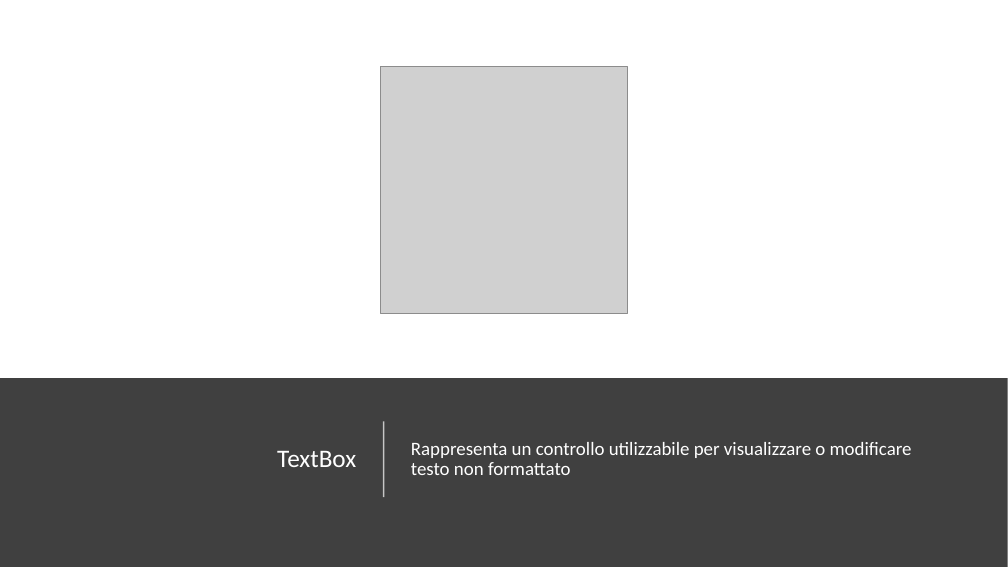
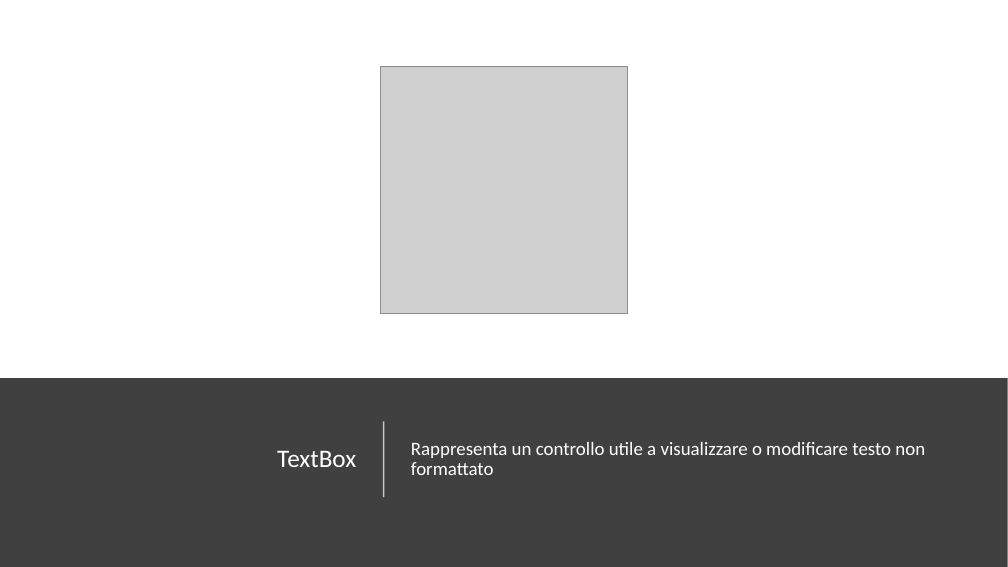
Before and after one commit to danieleromanazzi/wpf-tutorial, a slide deck: slide 44 of wpf-tutorial.pptx (slide 38 before the commit). Drawn at 1008x567 pixels with LibreOffice and Linux fonts; fonts in the diff are those of the drawing; grey boxes stand for pictures. Boxes give left, top, right and bottom in pixels: in the first picture for what was removed or moved away, otherwise in the second. Text is boxed around its words. In the diff, an @@ line names an element or a change of style, - is before the commit and + after.

```diff
--- a/wpf-tutorial.pptx
+++ b/wpf-tutorial.pptx
@@ text at (x1=411, y1=442, x2=925, y2=475): text changed @@
-Rappresenta un controllo utilizzabile per visualizzare o modificare testo non formattato
+Rappresenta un controllo utile a visualizzare o modificare testo non formattato
```
Also in this commit, not shown: 9 other slides changed, 11 slides added, 1 slide removed, 20 other files.
